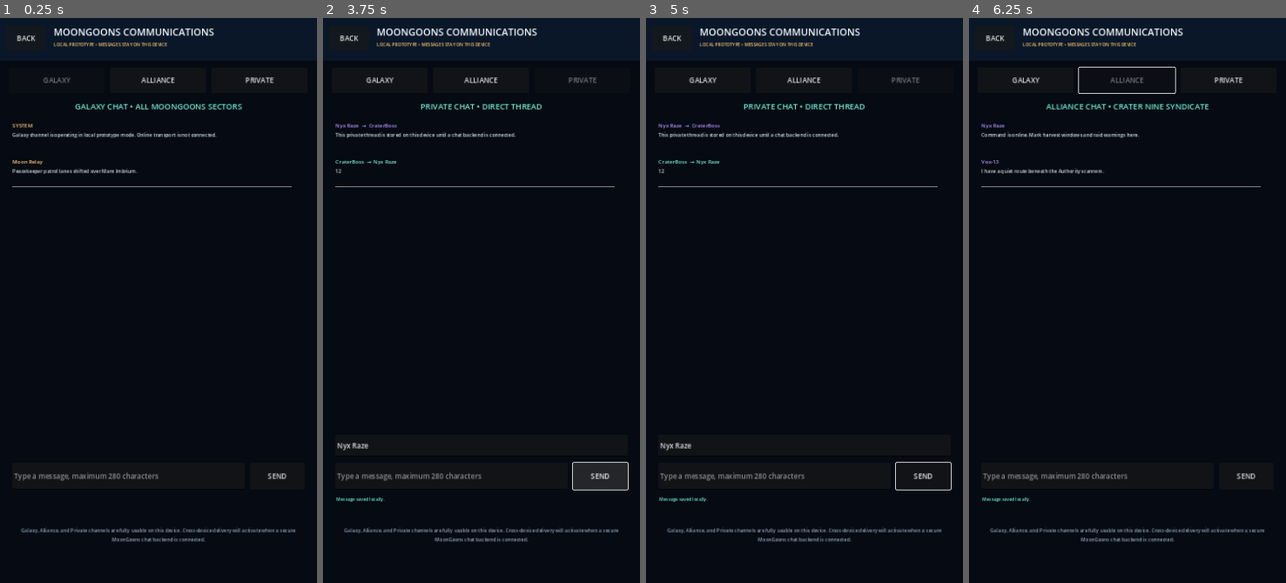
Above: before the commit, frames 1-4 (left to right).
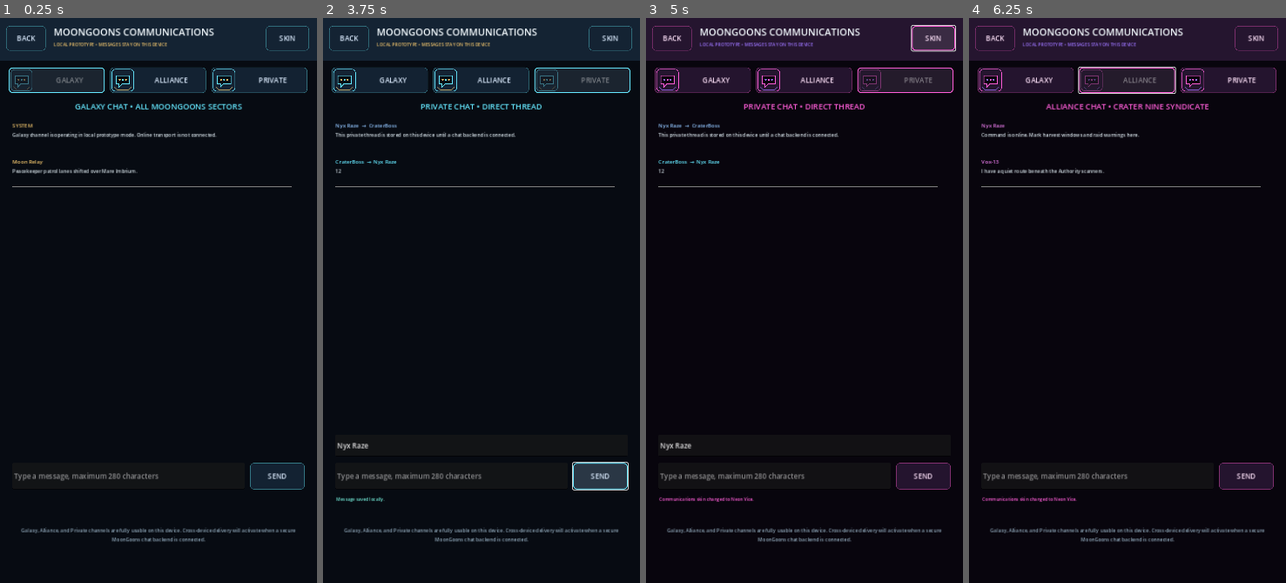
Above: after the commit, the same moments.

Repository: POTD725/Syndicate-Rising
Game: Godot game, scene res://scenes/SyndicateChat.tscn
Two runs of this game, one before a commit and one after it. Both use one fixed random seed, a clock stepped at 60 frames per second and the inputs below. This scene is started directly instead of the project's main scene.
Inputs (mouse positions are in pixels of both pictures, inside the frame that each line leads up to):
- Up to frame 1 (0.25 s): no input
- Up to frame 2 (3.75 s): click (452, 475) at 0.52 s; type "12" at 0.6 s; click "ALLIANCE" at 1.25 s; click "GALAXY" at 2 s; click "PRIVATE" at 2.75 s; click "SEND" at 3.5 s
- Up to frame 3 (5 s): click (934, 40) at 4.25 s, where only the run after the commit has a clickable "SKIN"
- Up to frame 4 (6.25 s): click "GALAXY" at 5 s; click "ALLIANCE" at 5.75 s

The runs differ from the first frame. In frame 1, 5.0% of the frame differs, in the area x 1-98%, y 1-84%; in frame 2, 4.9%; in frame 3, 9.0%, in the area x 0-100%, y 0-86%; in frame 4, 9.0%.

Commit message:
Use skinned communications interface

Diff:
--- a/scenes/SyndicateChat.tscn
+++ b/scenes/SyndicateChat.tscn
@@ -1,6 +1,6 @@
 [gd_scene load_steps=2 format=3]
 
-[ext_resource type="Script" path="res://scripts/syndicate_chat.gd" id="1"]
+[ext_resource type="Script" path="res://scripts/syndicate_skinned_chat.gd" id="1"]
 
 [node name="SyndicateChat" type="Control"]
 layout_mode = 3
